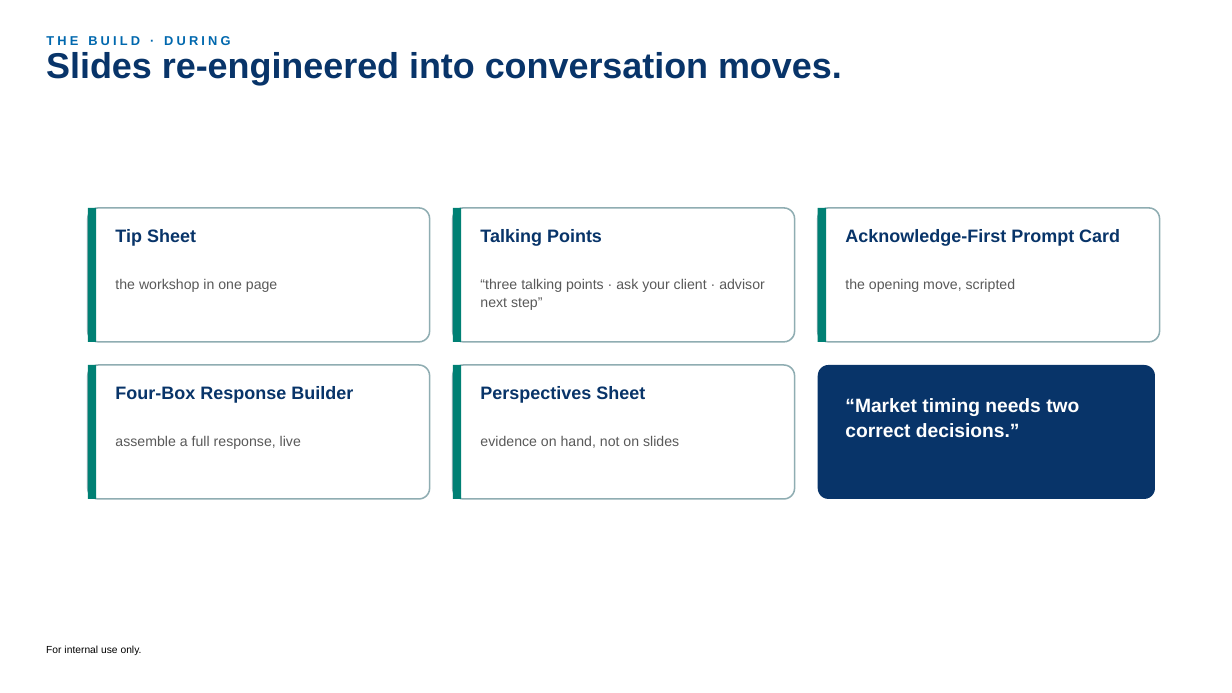
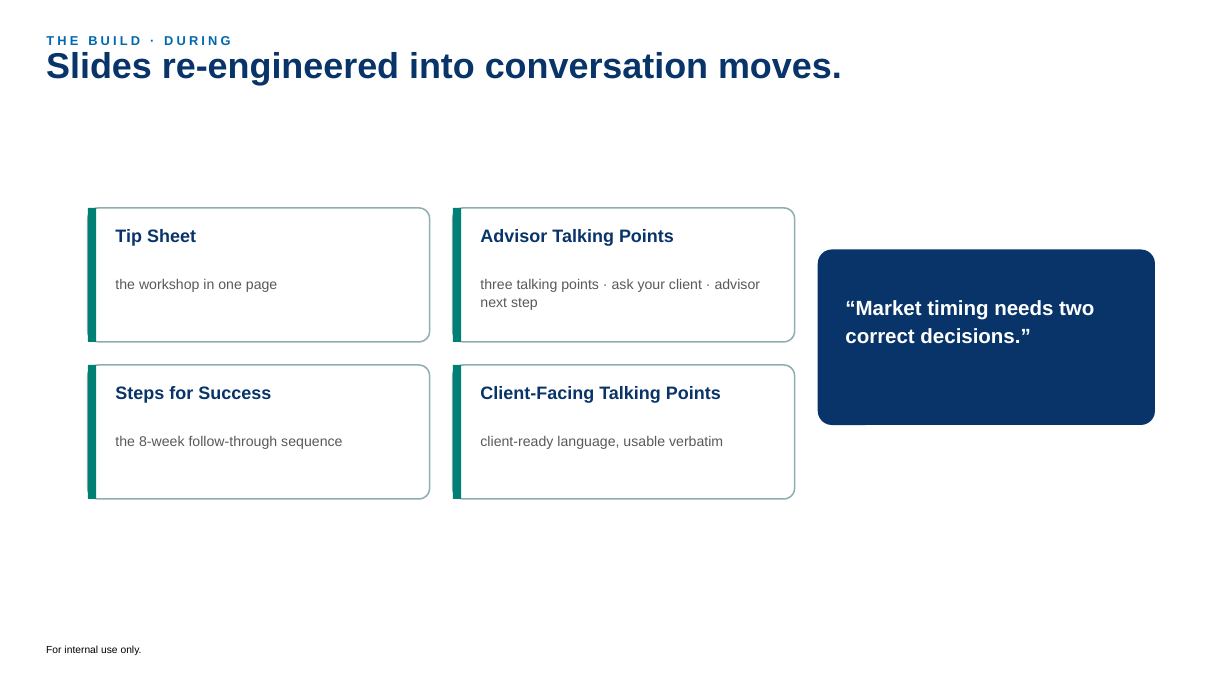
Before and after one commit to cheesin30/decisionframework, a slide deck: slide 11 of outputs/LTI_Learning_Experience_Capital_Learning.pptx (slide 13 before the commit). Drawn at 1232x693 pixels with LibreOffice and Linux fonts; fonts in the diff are those of the drawing. Boxes give left, top, right and bottom in pixels: in the first picture for what was removed or moved away, otherwise in the second. Text is boxed around its words. In the diff, an @@ line names an element or a change of style, - is before the commit and + after.

```diff
--- a/outputs/LTI_Learning_Experience_Capital_Learning.pptx
+++ b/outputs/LTI_Learning_Experience_Capital_Learning.pptx
@@ rounded rectangle removed at (818,208,1160,342) @@
@@ rectangle removed at (818,208,826,342) @@
@@ text at (480,229,674,246): text changed @@
-Talking Points
+Advisor Talking Points
@@ text removed at (845,229,1120,246) @@
-Acknowledge-First Prompt Card
@@ rounded rectangle: place and size @@
-rounded rectangle at (818,365,1155,499)
+rounded rectangle at (818,250,1155,425)
@@ text at (480,279,761,310): text changed @@
-“three talking points · ask your client · advisor next step”
+three talking points · ask your client · advisor next step
@@ text "“Market timing needs two correct ...": place and size @@
-text "“Market timing needs two correct ..." at (845,398,1079,437)
+text "“Market timing needs two correct ..." at (845,300,1094,344)
@@ text "“Market timing needs two correct ..." at (845,300,1094,344): size 15 to 16 pt; line spacing 1.1 to 1.15 @@
@@ text removed at (845,279,1015,292) @@
-the opening move, scripted
@@ text at (115,386,271,403): text changed @@
-Four-Box Response Builder
+Steps for Success
@@ text at (480,386,721,403): text changed @@
-Perspectives Sheet
+Client-Facing Talking Points
@@ text at (115,436,342,449): text changed @@
-assemble a full response, live
+the 8-week follow-through sequence
@@ text at (480,436,723,449): text changed @@
-evidence on hand, not on slides
+client-ready language, usable verbatim
```
Also in this commit, not shown: 3 other slides changed, 3 slides added, 4 slides removed.
